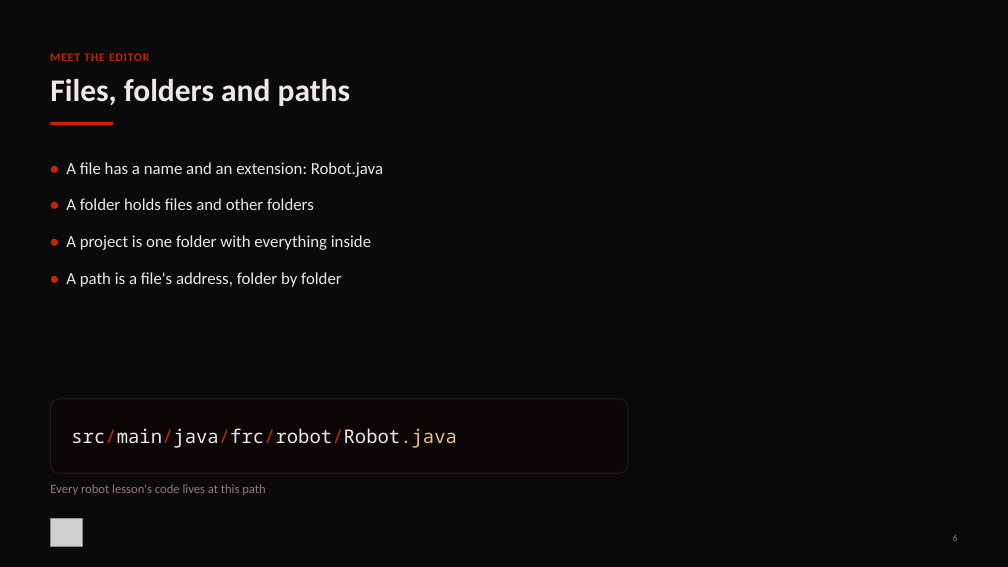
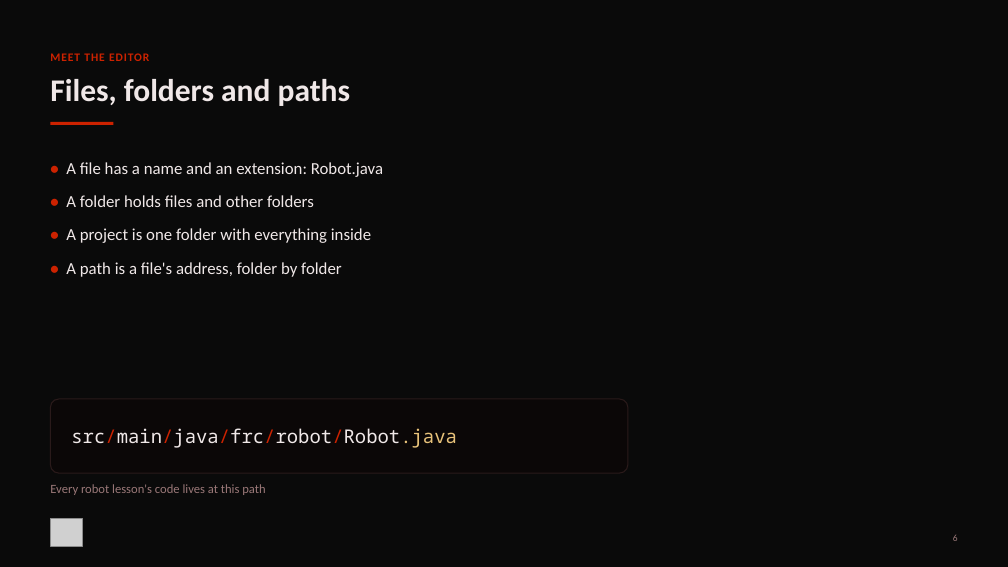
Before and after one commit to FRC-Team-4143/scriptum-lessons, a slide deck: slide 6 of 00-tools.pptx. Drawn at 1008x567 pixels with LibreOffice and Linux fonts; fonts in the diff are those of the drawing; grey boxes stand for pictures. Boxes give left, top, right and bottom in pixels: in the first picture for what was removed or moved away, otherwise in the second. Text is boxed around its words. In the diff, an @@ line names an element or a change of style, - is before the commit and + after.

```diff
--- a/00-tools.pptx
+++ b/00-tools.pptx
@@ text at bbox=[66, 162, 383, 250]: paragraphs removed @@
-• A file has a name and an extension: Robot.java
-• A folder holds files and other folders
-• A project is one folder with everything inside
@@ text added at bbox=[66, 195, 314, 207], 24 pt, text #F0E8E8 @@
+• A folder holds files and other folders
@@ text added at bbox=[66, 228, 371, 243], 24 pt, text #F0E8E8 @@
+• A project is one folder with everything inside
@@ text "• A path is a ...": place and size @@
-text "• A path is a ..." at bbox=[66, 162, 383, 287]
+text "• A path is a ..." at bbox=[66, 262, 342, 277]
@@ text "• A path is a ..." at bbox=[66, 262, 342, 277]: less space between paragraphs @@
```
Also in this commit, not shown: 8 other slides changed, 1 other file.
